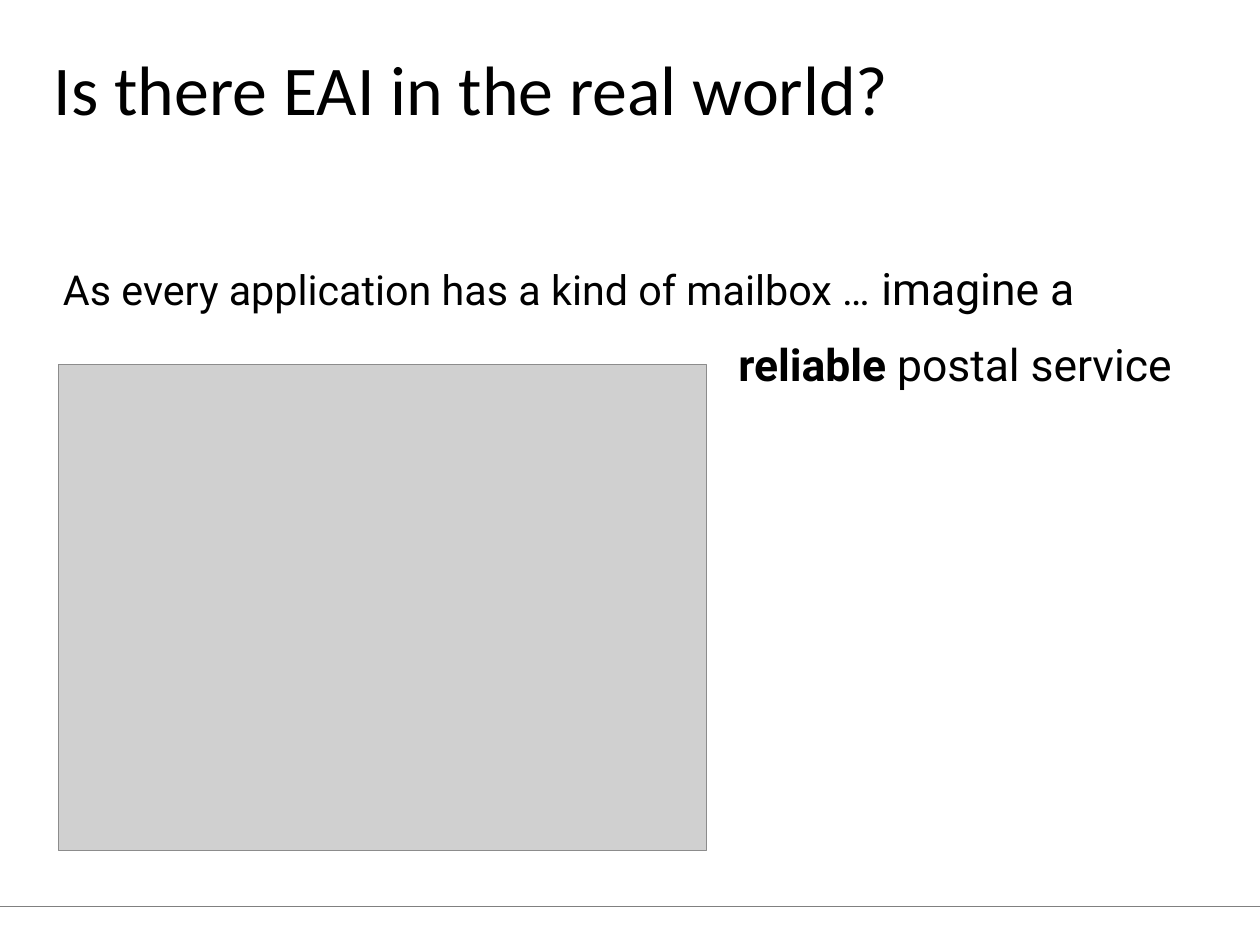
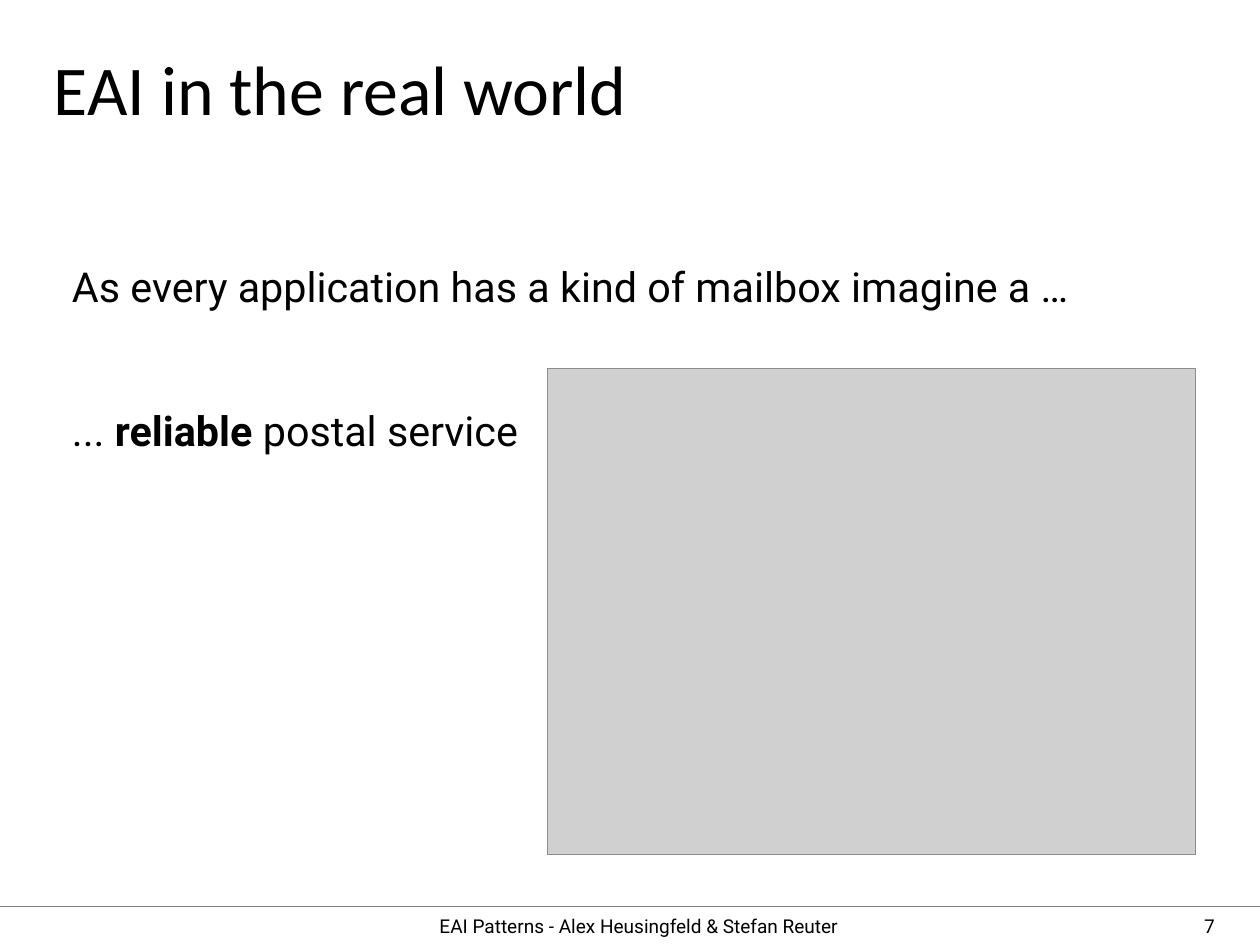
Before and after one commit to aheusingfeld/javaone2012, a slide deck: slide 7 of slides/eai-slides.odp (slide 6 before the commit). Drawn at 1260x945 pixels with LibreOffice and Linux fonts; fonts in the diff are those of the drawing; grey boxes stand for pictures. Boxes give left, top, right and bottom in pixels: in the first picture for what was removed or moved away, otherwise in the second. Text is boxed around its words. In the diff, an @@ line names an element or a change of style, - is before the commit and + after.

```diff
--- a/slides/eai-slides.odp
+++ b/slides/eai-slides.odp
@@ title at (54,66,626,116): text changed @@
-Is there EAI in the real world?
+EAI in the real world
@@ text at (72,270,1030,455): text changed @@
-As every application has a kind of mailbox … imagine a
-reliable postal service
+As every application has a kind of mailbox imagine a …
+... reliable postal service
@@ picture: place and size @@
-picture at (58,365,707,851)
+picture at (548,368,1196,854)
@@ text added at (439,918,838,937), 12 pt, text #000000 @@
+EAI Patterns - Alex Heusingfeld & Stefan Reuter
@@ page number added at (1204,919,1215,933), 12 pt, text #000000 @@
+7
```
Also in this commit, not shown: 13 other slides changed, 10 slides added, 8 slides removed, 7 other files.
